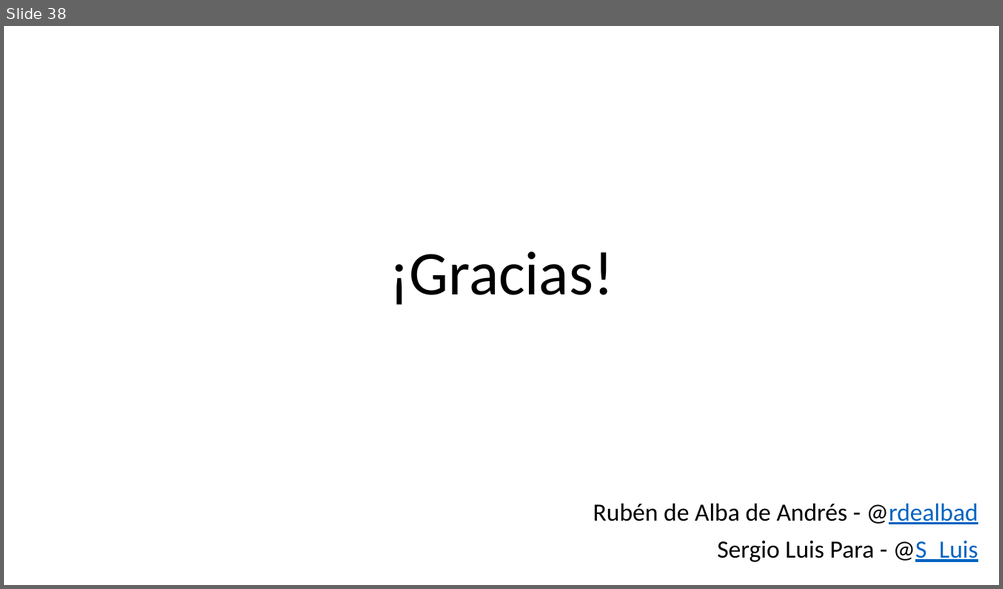
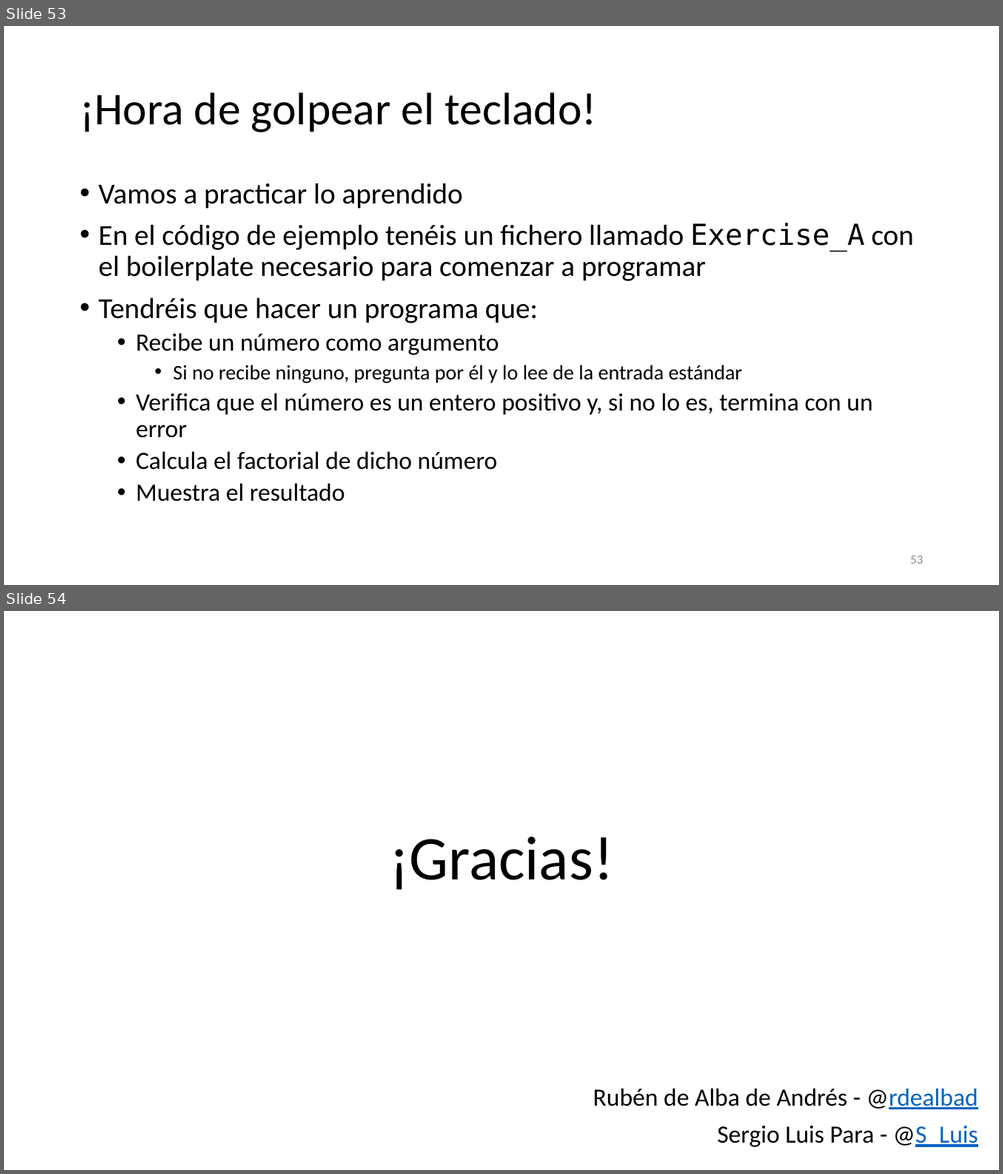
Before and after one commit to SergioLuis/hour-of-code-uva-2021, a slide deck: slides.pptx. Shown one above the other, each under a label of ours: slide 38 before the commit, slides 53 and 54 after it. The pictures are 1003x589 and 1003x1174 pixels, drawn with LibreOffice and Linux fonts; fonts in the diff are those of the drawing. Boxes give left, top, right and bottom in pixels: in the first picture for what was removed or moved away, otherwise in the second. Text is boxed around its words. In the diff, an @@ line names an element or a change of style, - is before the commit and + after.

```diff
--- a/slides.pptx
+++ b/slides.pptx
@@ slide 53 added at (x1=4, y1=26, x2=999, y2=585), background #FFFFFF @@
@@ title added at (x1=79, y1=93, x2=596, y2=133), 44 pt, text #000000 @@
+¡Hora de golpear el teclado!
@@ text added at (x1=99, y1=183, x2=913, y2=502), 28 pt, text #000000 @@
+• Vamos a practicar lo aprendido
+• En el código de ejemplo tenéis un fichero llamado Exercise_A con el boilerplate necesario para comenzar a programar
+• Tendréis que hacer un programa que:
+  • Recibe un número como argumento
+    • Si no recibe ninguno, pregunta por él y lo lee de la entrada estándar
+  • Verifica que el número es un entero positivo y, si no lo es, termina con un error
+  • Calcula el factorial de dicho número
+  • Muestra el resultado
@@ page number added at (x1=910, y1=556, x2=922, y2=564), 12 pt, text #8C8C8C @@
+53
@@ what was slide 38 is now slide 54 @@
```
Also in this commit, not shown: 9 slides changed, 15 other slides added, 1 other file.
